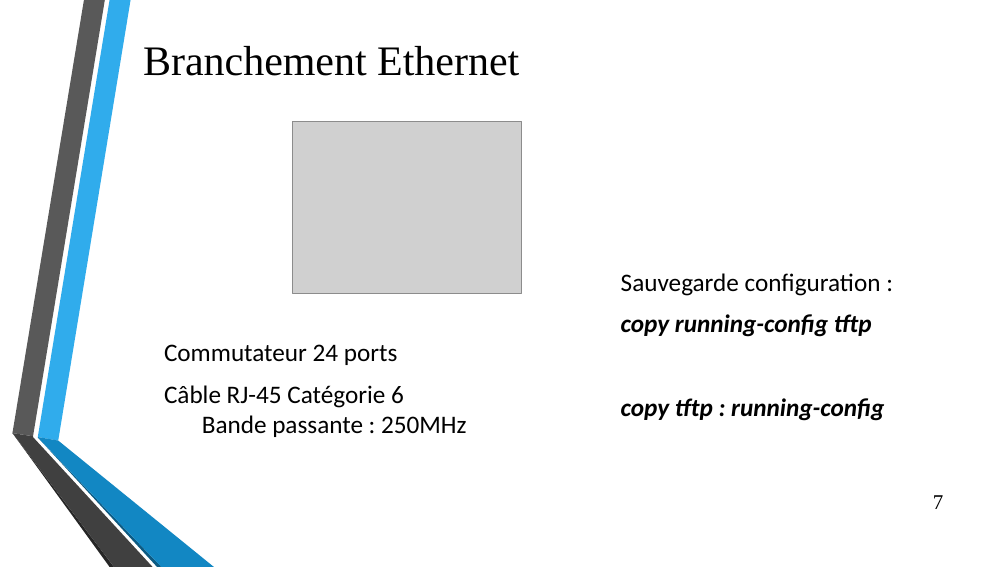
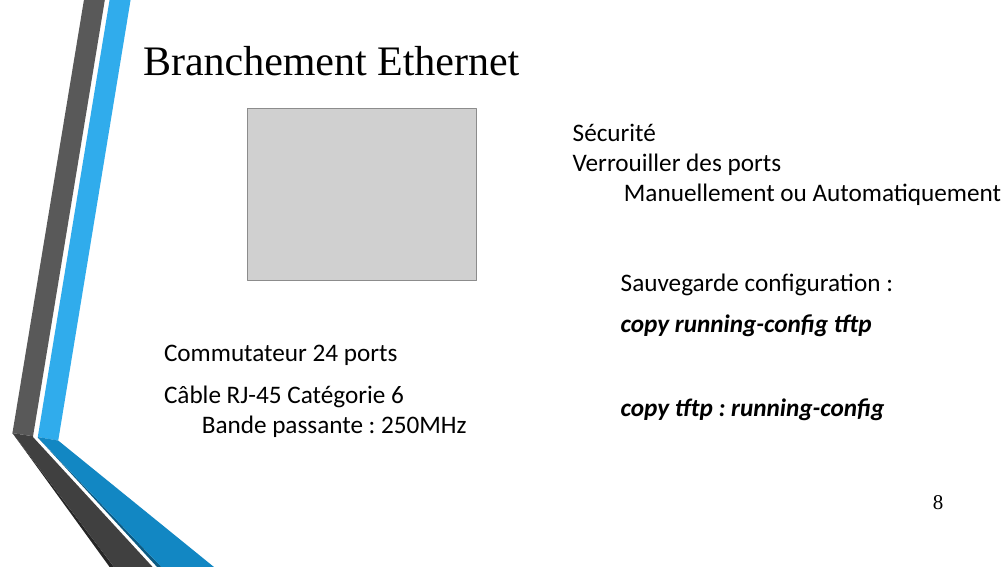
Before and after one commit to Efiria/Carnofluxe, a slide deck: slide 8 of Presentation2.pptx (slide 7 before the commit). Drawn at 1008x567 pixels with LibreOffice and Linux fonts; fonts in the diff are those of the drawing; grey boxes stand for pictures; background and template pictures are left out. Boxes give left, top, right and bottom in pixels: in the first picture for what was removed or moved away, otherwise in the second. Text is boxed around its words. In the diff, an @@ line names an element or a change of style, - is before the commit and + after.

```diff
--- a/Presentation2.pptx
+++ b/Presentation2.pptx
@@ picture: place and size @@
-picture at bbox=[293, 122, 522, 293]
+picture at bbox=[248, 109, 477, 281]
@@ text added at bbox=[573, 123, 1001, 205], 24 pt, text #000000 @@
+Sécurité
+Verrouiller des ports
+Manuellement ou Automatiquement
@@ page number at bbox=[933, 495, 944, 510]: text changed @@
-7
+8
```
Also in this commit, not shown: 3 other slides changed, 2 slides added, 1 slide removed, 1 other file.
